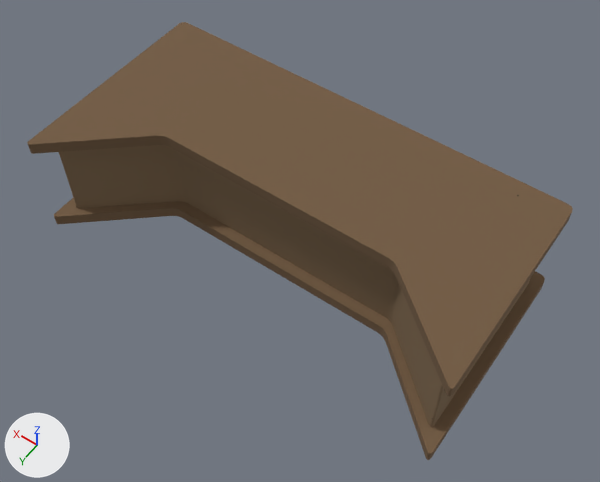
The FBX model Assets/Models/Buildings/Counter/Couter.fbx: old version first, new version second.
Camera for both pictures: a 50 mm lens placed at (-2.7, 3.57, 6.0), pointed at (-0.15, 0.0, 0.39). Arrows for +X, +Y and +Z are at lower left; the lights stay in place. Where no turn or scale is listed for an object, it has been applied to the vertices.

Objects in the first picture: 'Counter'.
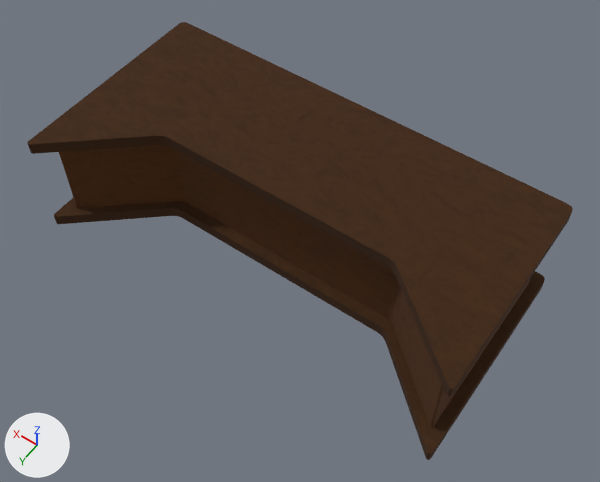
Where the change shows, as pixel boxes (x1, y1, x2, y2) in the pictures (600 x 482 px):
'Counter', surface changed, recoloured: (27, 22, 573, 460) in both

What changed in the scene script:
```text
Add img_counter_base_png:
    img_counter_base_png = load_image('Counter_Base.png', 'Textures/Counter_Base.png', 1024, 1024, 'sRGB')
Add img_counter_normal_png:
    img_counter_normal_png = load_image('Counter_Normal.png', 'Textures/Counter_Normal.png', 1024, 1024, 'Non-Color')
Add img_counter_raf_png:
    img_counter_raf_png = load_image('Counter_Raf.png', 'Textures/Counter_Raf.png', 1024, 1024, 'Non-Color')
Change mat_counter:
    where n0 = _N.new('ShaderNodeBsdfPrincipled'); n0.name = 'Principled BSDF'
    remove n0.inputs[2].default_value = 1.0  # 'Roughness'
    where n2 = _N.new('ShaderNodeTexImage'); n2.name = 'Image Texture'
    n2.image: img_counter_png -> img_counter_base_png
    add n3 = _N.new('ShaderNodeTexImage'); n3.name = 'Image Texture.001'
    add n3.image = img_counter_raf_png
    add n4 = _N.new('ShaderNodeTexImage'); n4.name = 'Image Texture.002'
    add n4.image = img_counter_normal_png
    add n5 = _N.new('ShaderNodeNormalMap'); n5.name = 'Normal Map'
    add _L.new(n3.outputs[0], n0.inputs[2])  # 'Color' to 'Roughness'
    add _L.new(n4.outputs[0], n5.inputs[1])  # 'Color' to 'Color'
    add _L.new(n5.outputs[0], n0.inputs[5])  # 'Normal' to 'Normal'
Add mat_counterplanes:
    mat_counterplanes = bpy.data.materials.new('CounterPlanes')
    # uses the picture img_counter_base_png
    # uses the picture img_counter_normal_png
    # uses the picture img_counter_raf_png
Change me_cube_001:
    where me_cube_001.from_pydata(...)  # 148 vertices, 128 faces; spans x -2.0..2.0, y -1.1..0.9, z 0.0..1.05
    used by ob_counter; location = (0.0, 0.0, 0.0)
    me_cube_001 part 1: 104 of the faces centred in x -2.0..2.0, y -1.1..0.9, z 0.0..1.05 switch from mat_counter (picture img_counter_png) to mat_counterplanes
```
